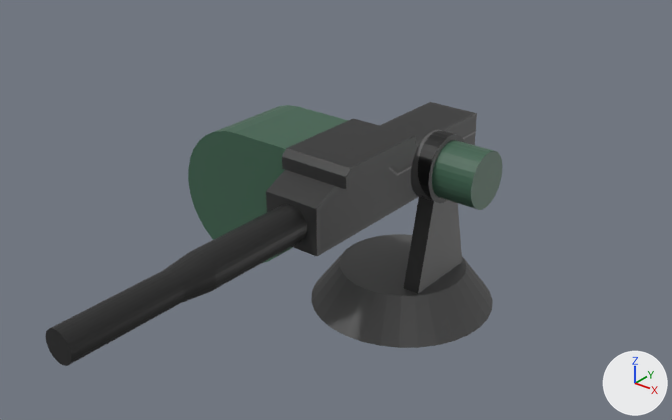
What one commit did to the Blender file weapons/AGL.blend.
Both versions are drawn from a 50 mm lens placed at (1.126, -1.67, 1.213), pointed at (-0.127, -0.103, 0.241). The axes (+X, +Y, +Z) are drawn at lower right. The lights are the same throughout.

Objects in the first picture: 'barrel', 'turret'.
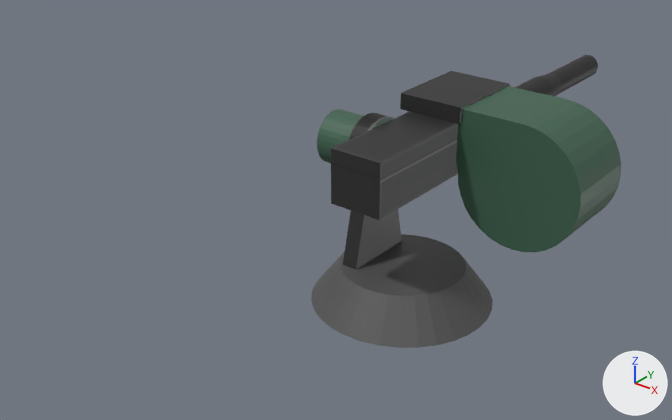
Where the newer file only moved an object's origin or applied its transform, the numbers keep the older frame.

What changed in the scene script:
```text
Change me_cube:
    used by ob_barrel; location = (0.0, -0.34, 0.378); rotation_euler = (0.0, 0.0, 1.571), in degrees (0, 0, 90)
    remove me_cube.from_pydata(...)  # 218 vertices, 150 faces; spans x -0.633..0.536, y -0.094..0.39, z -0.213..0.108
    add me_cube.from_pydata(...)  # 154 vertices, 122 faces; spans x -0.094..0.075, y -0.536..0.633, z -0.067..0.108
    me_cube part 1: the loose piece of 128 vertices spanning x -0.633..-0.067, y -0.041..0.041, z -0.054..0.028 is turned -90 degrees about the z axis through the mesh origin
    me_cube part 2: the loose piece of 64 vertices spanning x 0.013..0.228, y 0.067..0.39, z -0.213..0.103 is deleted
    me_cube part 3
    24 vertices are removed from x -0.067..0.536, y -0.094..0.075, z -0.067..0.108
    25 faces are deleted
    16 vertices are added at x -0.094..0.075, y -0.536..0.007, z -0.067..0.108
    8 new vertices lie (0.134, 0.0, 0.0) away from vertices in x -0.067, y -0.536..0.067, z -0.067..0.067
    25 new faces join them
Change me_cylinder:
    where me_cylinder.from_pydata(...)  # 228 vertices, 159 faces; spans x -0.08..0.378, y -0.226..0.226, z -0.317..0.135
    used by ob_turret; location = (0.091, 0.0, 0.378); rotation_euler = (0.0, 1.571, 0.0), in degrees (0, 90, 0)
    me_cylinder part 4: the whole mesh is turned -180 degrees about the x axis through its middle
Add me_cube_001:
    me_cube_001.from_pydata(...)  # 64 vertices, 28 faces; spans x 0.184..0.507, y -0.228..-0.013, z -0.213..0.103
    me_cube_001.materials.append(mat_agl_diffuse)  # picture img_image
Change ob_barrel:
    ob_barrel.rotation_euler: (0.0, 0.0, 1.571) -> (0.0, 0.0, 0.0)  # degrees (0, 0, 90) -> degrees (0, 0, 0)
    ob_barrel.location: (0.0, -0.34, 0.378) -> (0.0, 0.34, 0.378)
Add ob_mag:
    ob_mag = bpy.data.objects.new('mag', me_cube_001)
    ob_mag.location = (-0.117, 0.34, 0.378)
```

Boxes (x1, y1, x2, y2) around the edits, measured in the pictures (672 x 420 px; the box of a moved part takes in the faces that stretch with it):
'barrel', reshaped, moved, turned: before (46, 102, 477, 366); after (331, 55, 598, 220)
'turret', mesh turned: before (311, 130, 502, 348); after (311, 109, 493, 348)
'mag', added (green): after (456, 86, 621, 252)
part 1 of me_cube, moved or reshaped: before (46, 204, 307, 366); after (514, 55, 598, 96)
part 2 of me_cube, deleted (green): before (188, 105, 349, 263)
part 3 of me_cube, moved or reshaped: before (266, 102, 477, 256); after (331, 71, 511, 220)
